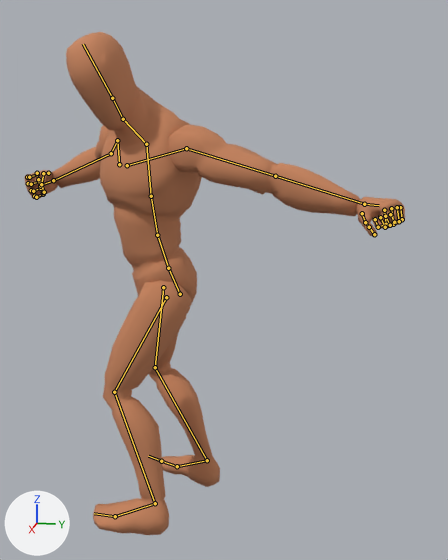
The Blender file rigs/human/emotions/animation-human-angry.blend: old version first, new version second.
One viewpoint serves both versions: a 50 mm lens placed at (2.091, 0.621, 1.417), pointed at (-0.029, 0.197, 0.888). The axes (+X, +Y, +Z) are drawn at lower left. The lights are the same throughout. The older version comes first. Both versions are drawn at frame 9 of the action 'Angry'; the numbers are the values there. The bones that change, and the others that lie on the model, are drawn over the model as lines.

Names of what the first picture shows: 'Mannequin'.
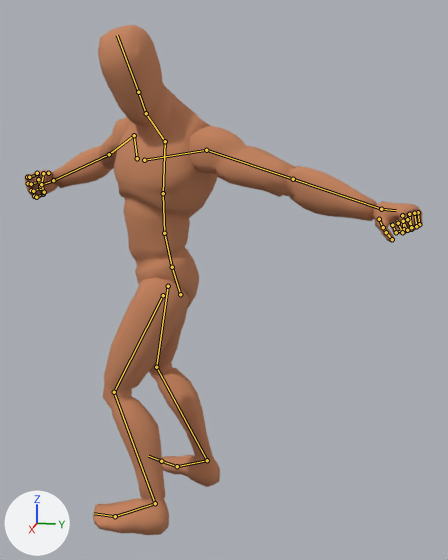
Pixel boxes [x1, y1, x2, y2] of what changed, in the pictures (448 x 560 px):
'Mannequin', posed
    before: [24, 32, 405, 535]
    after: [24, 25, 423, 535]

What the commit changed:
Bone 'CTRL_Hips' (bone_ctrl_hips) turns from (5, -4, 40) to (2, -4, 11) degrees about its own x, y and z.
Bone 'DRV_hips' (bone_drv_hips) turns from (0, -19, 4) to (0, 0, 0) degrees about its own x, y and z.
Bone 'DRV_spine.001' (bone_drv_spine_001) turns from (3, 1, -3) to (2, 13, -5) degrees about its own x, y and z.
